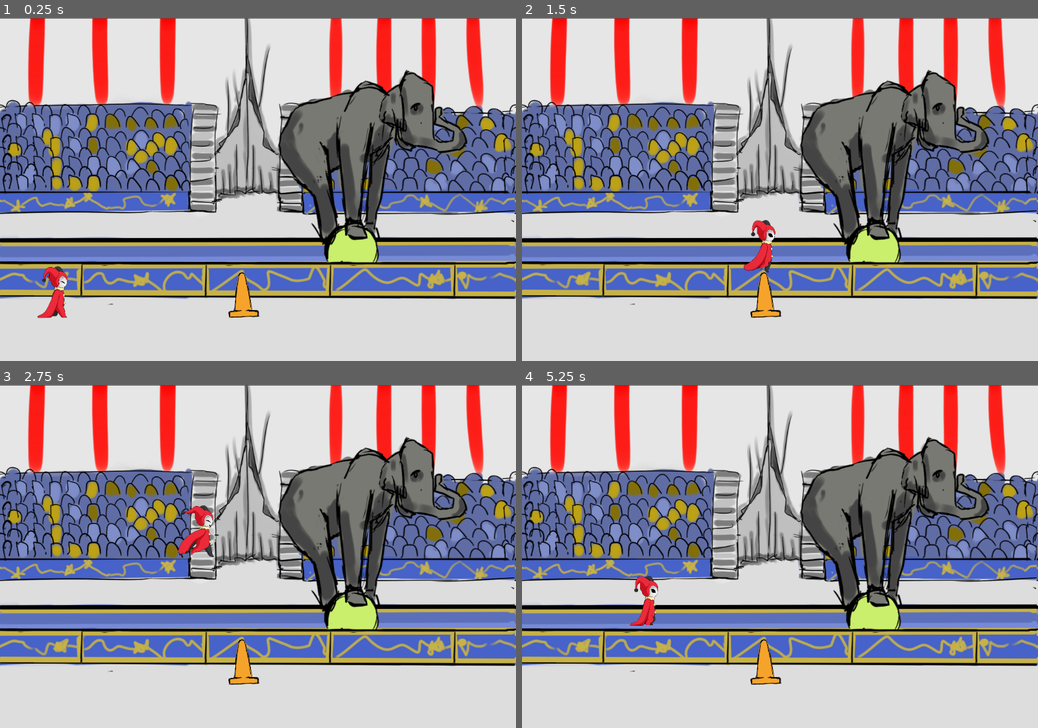
Above: before the commit, frames 1-4 (two rows, left to right).
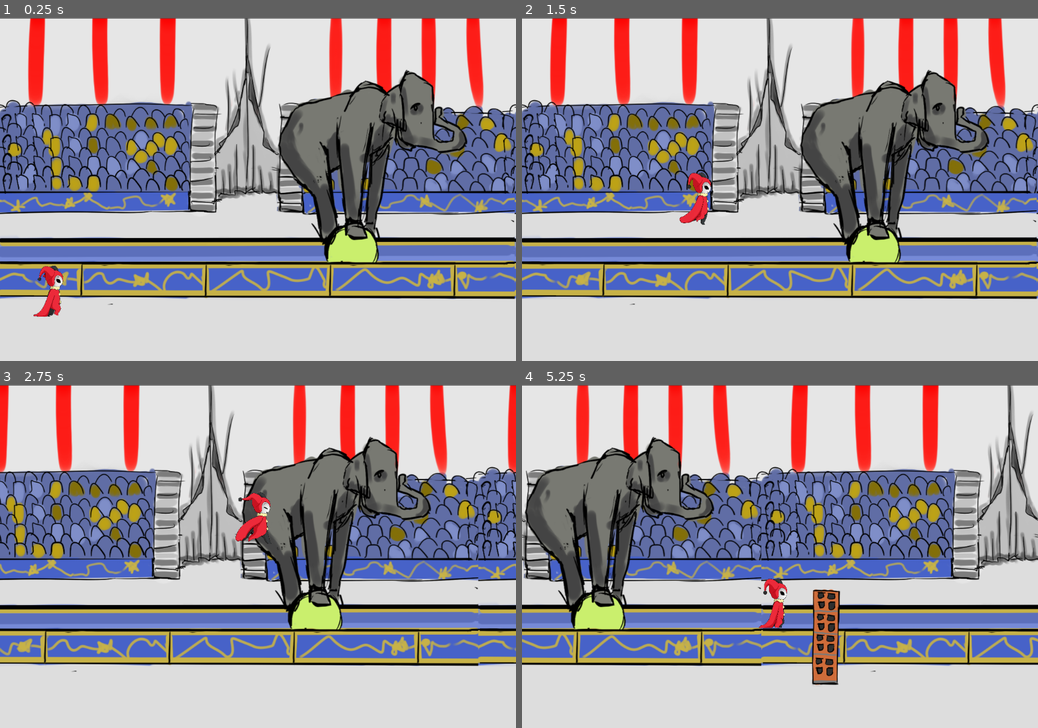
Above: after the commit, the same moments.

Repository: PrototipsUnpaz/penny-clowd
Game: Godot game, scene res://escenas/WorldTest.tscn
Same seed, same stepped clock (60 frames per second), same inputs: the game is played once before the commit and once after it.
Inputs (mouse positions are in pixels of both pictures, inside the frame that each line leads up to):
- Up to frame 1 (0.25 s): no input
- Up to frame 2 (1.5 s): move the mouse to (893, 172) at 0.52 s; click (893, 172) at 0.6 s; move the mouse to (676, 206) at 1.27 s; click (676, 206) at 1.35 s
- Up to frame 3 (2.75 s): move the mouse to (309, 481) at 2.02 s; click (309, 481) at 2.1 s
- Up to frame 4 (5.25 s): move the mouse to (754, 625) at 2.77 s; click (754, 625) at 2.85 s; move the mouse to (934, 607) at 3.52 s; click (934, 607) at 3.6 s; move the mouse to (625, 505) at 4.27 s; click (625, 505) at 4.35 s; move the mouse to (805, 556) at 5.02 s; click (805, 556) at 5.1 s

The runs differ from the first frame. In frame 1, 0.9% of the frame differs, in the area x 6-51%, y 72-88%; in frame 2, 1.4%; in frame 3, 40%; in frame 4, 51%, in the area x 0-100%, y 0-88%.

Commit message:
agreglado-piso

Diff:
--- /dev/null
+++ b/Position2D.gd
@@ -0,0 +1,5 @@
+extends Position2D
+
+
+func _ready():
+	pass
--- a/escenas/WorldTest.tscn
+++ b/escenas/WorldTest.tscn
@@ -1,7 +1,6 @@
-[gd_scene load_steps=7 format=2]
+[gd_scene load_steps=6 format=2]
 
 [ext_resource path="res://escenas/player/Player.tscn" type="PackedScene" id=1]
-[ext_resource path="res://escenas/suelo/SueloColision.tscn" type="PackedScene" id=2]
 [ext_resource path="res://escenas/fondo/FondoMuestra.tscn" type="PackedScene" id=3]
 [ext_resource path="res://escenas/enemigos/circulo_fuego/CirculoFuego.tscn" type="PackedScene" id=4]
 [ext_resource path="res://escenas/enemigos/cono_enemigo/ConoEnemigo.tscn" type="PackedScene" id=5]
@@ -9,26 +8,19 @@
 
 [node name="WorldTest" type="Node2D"]
 
-[node name="suelo-colision" parent="." instance=ExtResource( 2 )]
-position = Vector2( 3863.73, 619.563 )
-scale = Vector2( 0.720968, 0.922322 )
-
 [node name="Player" parent="." instance=ExtResource( 1 )]
-position = Vector2( 50.0469, 565.97 )
+position = Vector2( 65.9936, 519.585 )
 scale = Vector2( 0.2, 0.2 )
 
 [node name="FondoMuestra" parent="." instance=ExtResource( 3 )]
 
 [node name="CirculoFuego" parent="." instance=ExtResource( 4 )]
-position = Vector2( 2081.71, 260.353 )
+position = Vector2( 2081.71, 254.521 )
 scale = Vector2( 0.720968, 0.922322 )
 
 [node name="CirculoFuego2" parent="." instance=ExtResource( 4 )]
 position = Vector2( 4209.97, 251.719 )
 scale = Vector2( 0.720968, 0.922322 )
-
-[node name="Sprite" parent="." instance=ExtResource( 5 )]
-position = Vector2( 510.217, 582.005 )
 
 [node name="pared" parent="." instance=ExtResource( 6 )]
 position = Vector2( 1212.13, 528.833 )
--- a/escenas/enemigos/circulo_fuego/CirculoFuego.gd
+++ b/escenas/enemigos/circulo_fuego/CirculoFuego.gd
@@ -1,11 +1,28 @@
 extends AnimatedSprite
 
+var activo = false
 
+func _physics_process(delta):
 
-func _ready():
 	pass
 
 
 
 func _on_Area2D_area_entered(area):
 	pass
+
+
+
+
+
+
+func _on_VisibilityNotifier2D_screen_entered():
+	activo = true
+	print("perom")
+	pass # Replace with function body.
+
+
+func _on_VisibilityNotifier2D_viewport_entered(viewport):
+	activo = true
+	print("perom")
+	pass # Replace with function body.
--- a/escenas/enemigos/circulo_fuego/CirculoFuego.tscn
+++ b/escenas/enemigos/circulo_fuego/CirculoFuego.tscn
@@ -30,4 +30,10 @@
 [node name="Sprite" type="Sprite" parent="."]
 z_index = 2
 texture = ExtResource( 3 )
+
+[node name="VisibilityNotifier2D" type="VisibilityNotifier2D" parent="."]
+position = Vector2( 2.97932, 55.6131 )
+scale = Vector2( 8.05095, 12.1226 )
 [connection signal="area_entered" from="Area2D" to="." method="_on_Area2D_area_entered"]
+[connection signal="screen_entered" from="VisibilityNotifier2D" to="." method="_on_VisibilityNotifier2D_screen_entered"]
+[connection signal="viewport_entered" from="VisibilityNotifier2D" to="." method="_on_VisibilityNotifier2D_viewport_entered"]
--- a/escenas/enemigos/cono_enemigo/ConoEnemigo.tscn
+++ b/escenas/enemigos/cono_enemigo/ConoEnemigo.tscn
@@ -2,8 +2,6 @@
 
 [ext_resource path="res://assets/enemigos/cono/cono.png" type="Texture" id=1]
 [ext_resource path="res://escenas/enemigos/cono_enemigo/ConoEnemigo.gd" type="Script" id=2]
-
-
 
 [sub_resource type="RectangleShape2D" id=1]
 extents = Vector2( 18.3968, 98.6203 )
--- a/escenas/enemigos/pared_enemigo/ParedEnemigo.gd
+++ b/escenas/enemigos/pared_enemigo/ParedEnemigo.gd
@@ -2,10 +2,17 @@
 
 
 
-func _ready():
-	pass
+
 
 
 
 func _on_Area2D_area_entered(area):
 	pass
+
+
+
+
+
+func _on_VisibilityEnabler2D_screen_entered():
+	print("perom")
+	pass # Replace with function body.
--- a/escenas/enemigos/pared_enemigo/ParedEnemigo.tscn
+++ b/escenas/enemigos/pared_enemigo/ParedEnemigo.tscn
@@ -3,19 +3,25 @@
 [ext_resource path="res://assets/enemigos/pared/pared.png" type="Texture" id=1]
 [ext_resource path="res://escenas/enemigos/pared_enemigo/ParedEnemigo.gd" type="Script" id=2]
 
-
 [sub_resource type="RectangleShape2D" id=1]
-extents = Vector2( 33.9737, 117.054 )
+extents = Vector2( 34.0897, 114.919 )
 
 [node name="pared" type="Sprite"]
-position = Vector2( -4.03915, -18.8648 )
-scale = Vector2( 0.819819, 0.765975 )
+position = Vector2( -10.8981, -18.8648 )
+scale = Vector2( 0.65651, 0.765975 )
 texture = ExtResource( 1 )
 script = ExtResource( 2 )
 
 [node name="Area2D" type="Area2D" parent="."]
 
 [node name="CollisionShape2D" type="CollisionShape2D" parent="Area2D"]
-position = Vector2( 0.773804, 0 )
+position = Vector2( -0.532158, 0 )
 shape = SubResource( 1 )
+
+[node name="VisibilityEnabler2D" type="VisibilityEnabler2D" parent="."]
+position = Vector2( 1.52321, -0.652769 )
+scale = Vector2( 3.43713, 12.1622 )
+process_parent = true
+physics_process_parent = true
 [connection signal="area_entered" from="Area2D" to="." method="_on_Area2D_area_entered"]
+[connection signal="screen_entered" from="VisibilityEnabler2D" to="." method="_on_VisibilityEnabler2D_screen_entered"]
--- a/escenas/player/Player.gd
+++ b/escenas/player/Player.gd
@@ -1,19 +1,26 @@
 extends KinematicBody2D
 
-const speed = 150
+const speed = 200
 var velocity = Vector2()
 
 func _physics_process(delta):
+	print(global_position.y)
+	if global_position.y < 570:
+		velocity.y += 10
+	if global_position. y >=570:
+		position. y =570
+		velocity. y = 0
 	velocity.y +=20
 	velocity.x = speed
-	move_and_slide(velocity,Vector2(0,-1))
-	if is_on_floor():
+	#move_and_slide(velocity,Vector2(0,-1))
+	#if is_on_floor():
+	if global_position. y ==570:
 		$AnimatedSprite.play("Correr")
 		velocity.y = 0
-	if Input.is_action_just_pressed("Touch") and is_on_floor():
-		velocity.y = -580
+	if Input.is_action_just_pressed("Touch") and global_position. y ==570:
+		velocity.y = -1000
 		$AnimatedSprite.play("SALTO")
-	move_and_slide(velocity)
+	move_and_slide(velocity,Vector2(1000,0))
 
 	pass
 
--- a/escenas/player/Player.tscn
+++ b/escenas/player/Player.tscn
@@ -16,7 +16,7 @@
 [ext_resource path="res://assets/personaje/salto/salto5ver2.png" type="Texture" id=19]
 
 [sub_resource type="RectangleShape2D" id=1]
-extents = Vector2( 161.714, 289.149 )
+extents = Vector2( 124.016, 260.492 )
 
 [sub_resource type="SpriteFrames" id=2]
 animations = [ {
@@ -38,12 +38,15 @@
 [node name="Area2D" type="Area2D" parent="."]
 
 [node name="Collision" type="CollisionShape2D" parent="Area2D"]
+position = Vector2( 15.1093, 30.2186 )
 shape = SubResource( 1 )
 
 [node name="Collision2" type="CollisionShape2D" parent="."]
+position = Vector2( 15.1093, 30.2186 )
 shape = SubResource( 1 )
 
 [node name="AnimatedSprite" type="AnimatedSprite" parent="."]
+position = Vector2( 0, 2.15848 )
 frames = SubResource( 2 )
 animation = "SALTO"
 frame = 5
